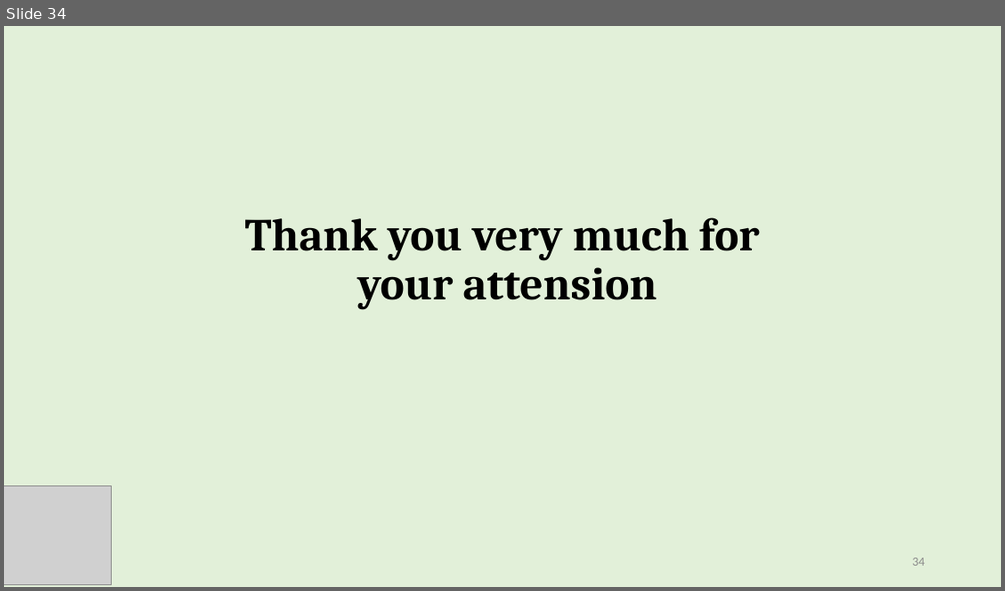
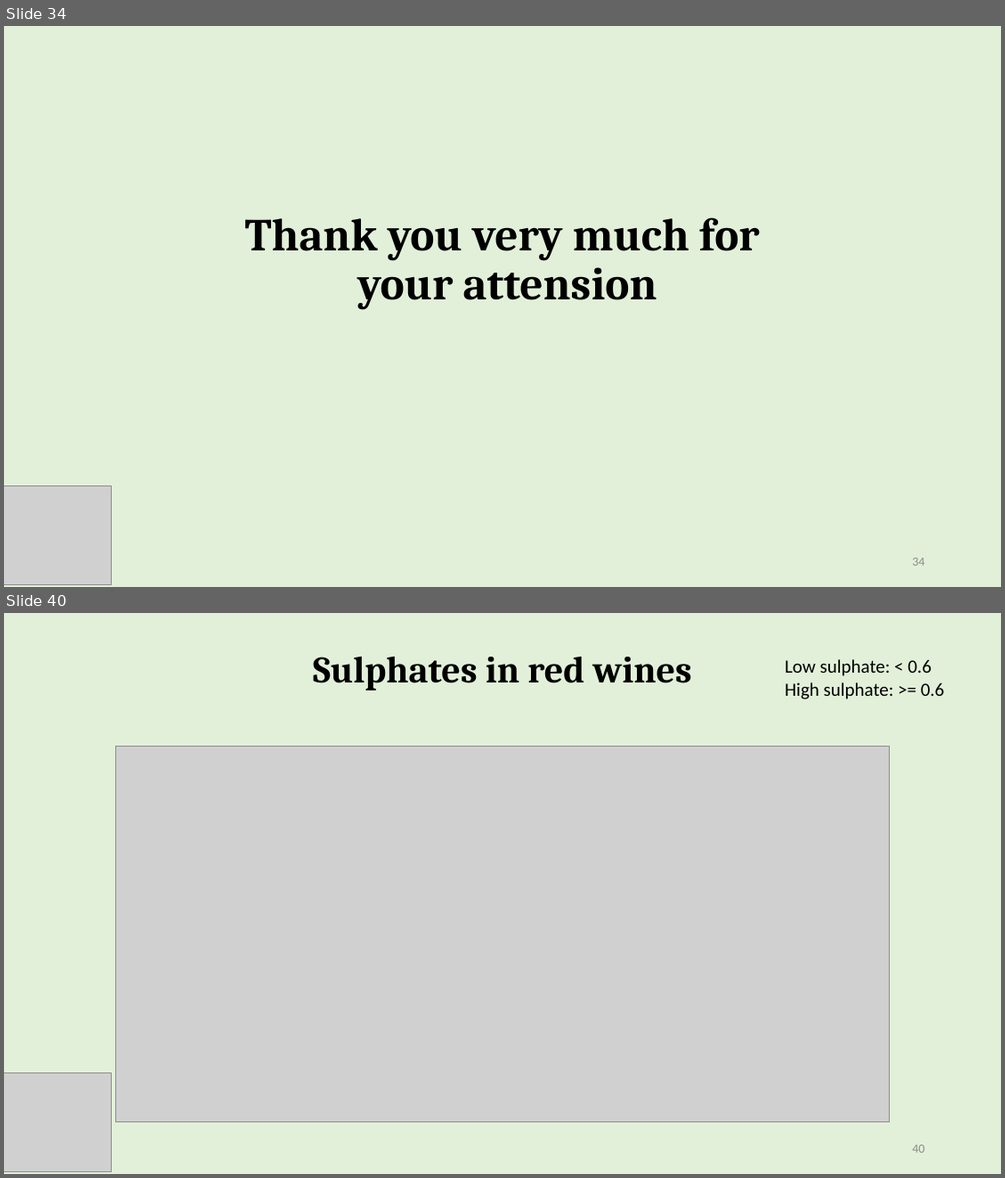
Before and after one commit to baes2021/P2-wine-EDA, a slide deck: preliminary/Figs/Presentation1.pptx. Shown one above the other, each under a label of ours: slide 34 before the commit, slides 34 and 40 after it; the slides between them are not shown. The pictures are 1005x591 and 1005x1178 pixels, drawn with LibreOffice and Linux fonts; fonts in the diff are those of the drawing; grey boxes stand for pictures. Boxes give left, top, right and bottom in pixels: in the first picture for what was removed or moved away, otherwise in the second. Text is boxed around its words. In the diff, an @@ line names an element or a change of style, - is before the commit and + after.

```diff
--- a/preliminary/Figs/Presentation1.pptx
+++ b/preliminary/Figs/Presentation1.pptx
@@ slide 40 added at (4, 613, 1001, 1174), background #E2F0D9 @@
@@ title added at (313, 657, 692, 690), 36 pt, text #000000, bold @@
+Sulphates in red wines
@@ text added at (785, 659, 945, 699), 18 pt, text #000000 @@
+Low sulphate: < 0.6
+High sulphate: >= 0.6
@@ picture added at (115, 747, 890, 1121) @@
@@ picture added at (4, 1072, 111, 1171) @@
@@ page number added at (912, 1144, 924, 1152), 12 pt, text #8C8C8C @@
+40
```
Also in this commit, not shown: 21 other slides added, 18 other files.
